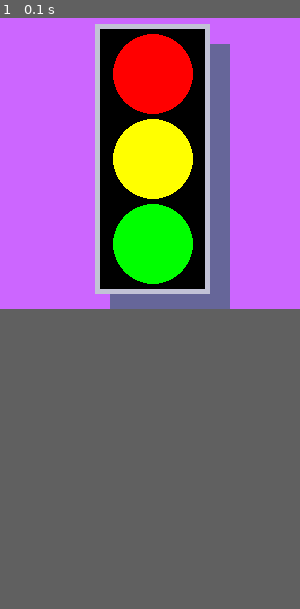
Above: before the commit, frame 1.
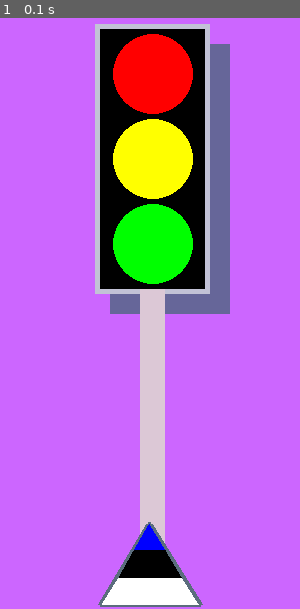
Above: after the commit, the same moment.

Repository: MauriMaipuu/pygame
Game: pygame game, started from Yl1/main.py
The game is run twice, just before and just after one commit, with the same random seed, the same clock (stepped at 60 frames per second) and the same inputs.
Inputs:
- Up to frame 1 (0.1 s): no input
In our replay, the window is 300x300 before the commit and 300x600 after it. These sizes can differ from the game's own. Grey fills any space a smaller window leaves; there, only what the larger window draws over its background counts as a difference.

The runs differ from the first frame. In frame 1, 6.3% of the frame differs, in the area x 32-77%, y 45-100%.

Commit message:
Post koos kolmnurgaga

Diff:
--- a/Yl1/main.py
+++ b/Yl1/main.py
@@ -5,15 +5,22 @@
 
 pygame.init()
 
-GUI = pygame.display.set_mode((300, 300))
+GUI = pygame.display.set_mode((300, 600))
 pygame.display.set_caption("Foor - Mauri Maipuu")
 GUI.fill([204, 102, 255])
+
 pygame.draw.rect(GUI, [102, 102, 153], [110, 35, 120, 270], 0)
+
 pygame.draw.rect(GUI, [194, 194, 214], [95, 15, 115, 270], 0)
 pygame.draw.rect(GUI, [0, 0, 0], [100, 20, 105, 260], 0)
 pygame.draw.circle(GUI, [255, 255, 0], [153, 150], 40, 0)
 pygame.draw.circle(GUI, [255, 0, 0], [153, 65], 40, 0)
 pygame.draw.circle(GUI, [0, 255, 0], [153, 235], 40, 0)
+pygame.draw.rect(GUI, [220, 200, 214], [140, 280, 25, 270], 0)
+pygame.draw.polygon(GUI, [91, 109, 125], [[148, 515], [100, 595], [200, 595], [150, 515]], 5)
+pygame.draw.polygon(GUI, [0, 0, 255], [[149, 515], [134, 541.6], [165, 541.6], [149, 515]], 0)
+pygame.draw.polygon(GUI, [255, 255, 255], [[119, 568.26], [102, 595], [198, 595], [181, 568.26]], 0)
+pygame.draw.polygon(GUI, [0, 0, 0], [[134, 541.6], [119, 568.26], [181, 568.26], [165, 541.6]])
 
 pygame.display.flip()
 
